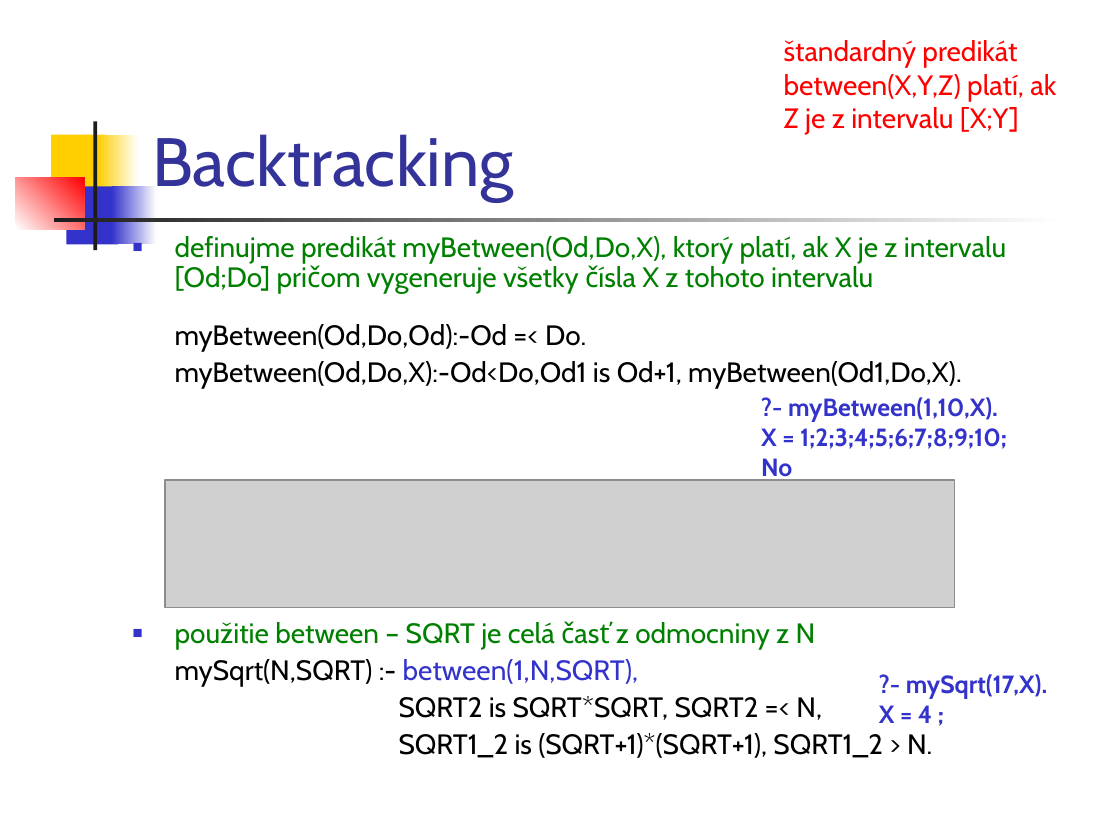
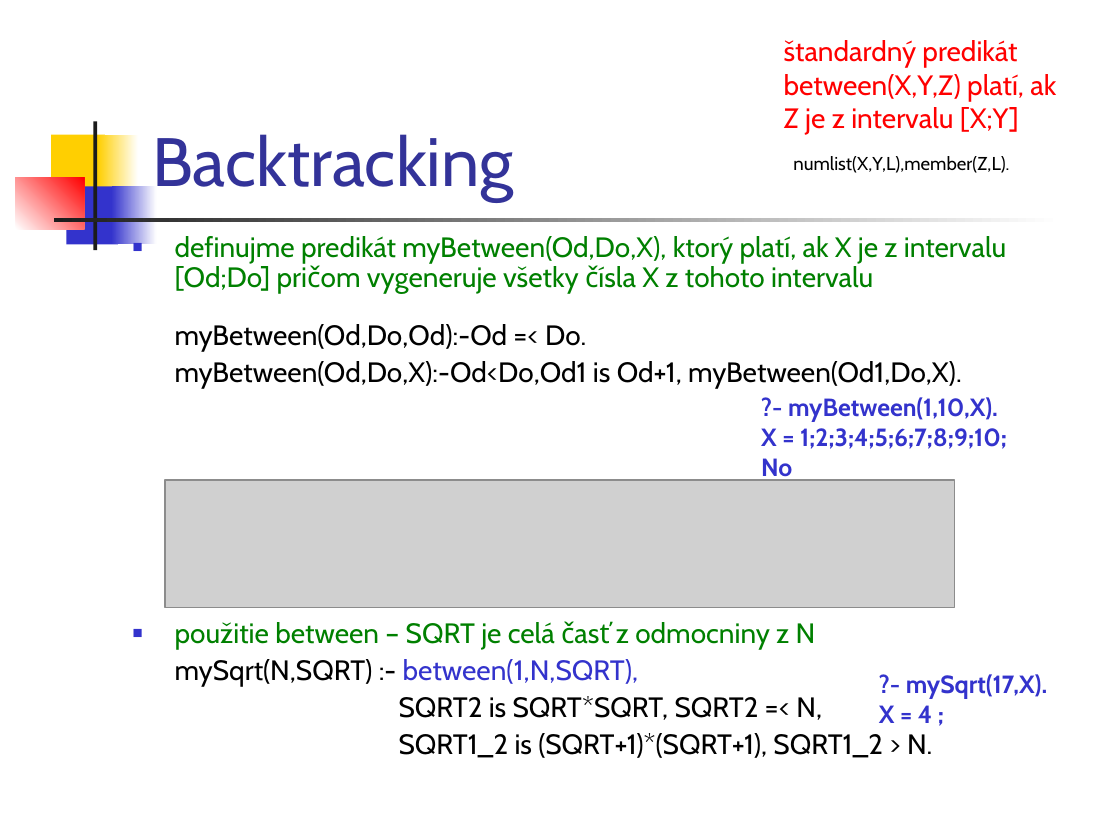
Before and after one commit to paradigmy/Prednasky, a slide deck: slide 24 of 11/logicke2.ppt. Drawn at 1120x840 pixels with LibreOffice and Linux fonts; fonts in the diff are those of the drawing; grey boxes stand for pictures. Boxes give left, top, right and bottom in pixels: in the first picture for what was removed or moved away, otherwise in the second. Text is boxed around its words. In the diff, an @@ line names an element or a change of style, - is before the commit and + after.

```diff
--- a/11/logicke2.ppt
+++ b/11/logicke2.ppt
@@ text added at bbox=[793, 156, 1009, 173], 12 pt, text #000000 @@
+numlist(X,Y,L),member(Z,L).
```
Also in this commit, not shown: 5 other slides changed, 1 slide added, 1 slide removed, 4 other files.
